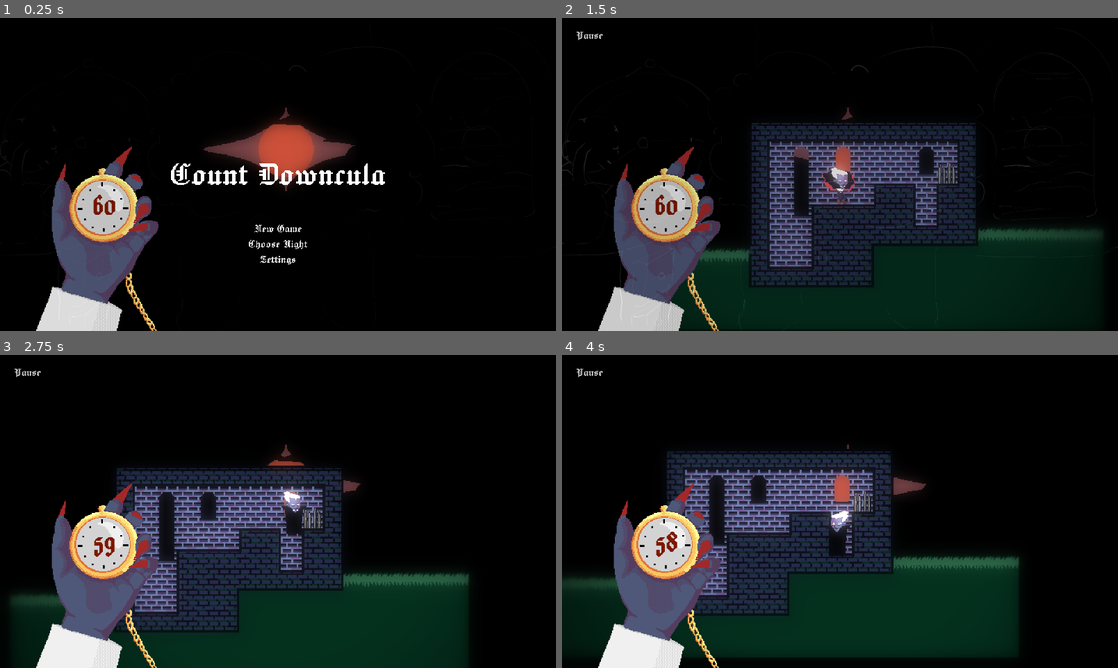
Above: before the commit, frames 1-4 (two rows, left to right).
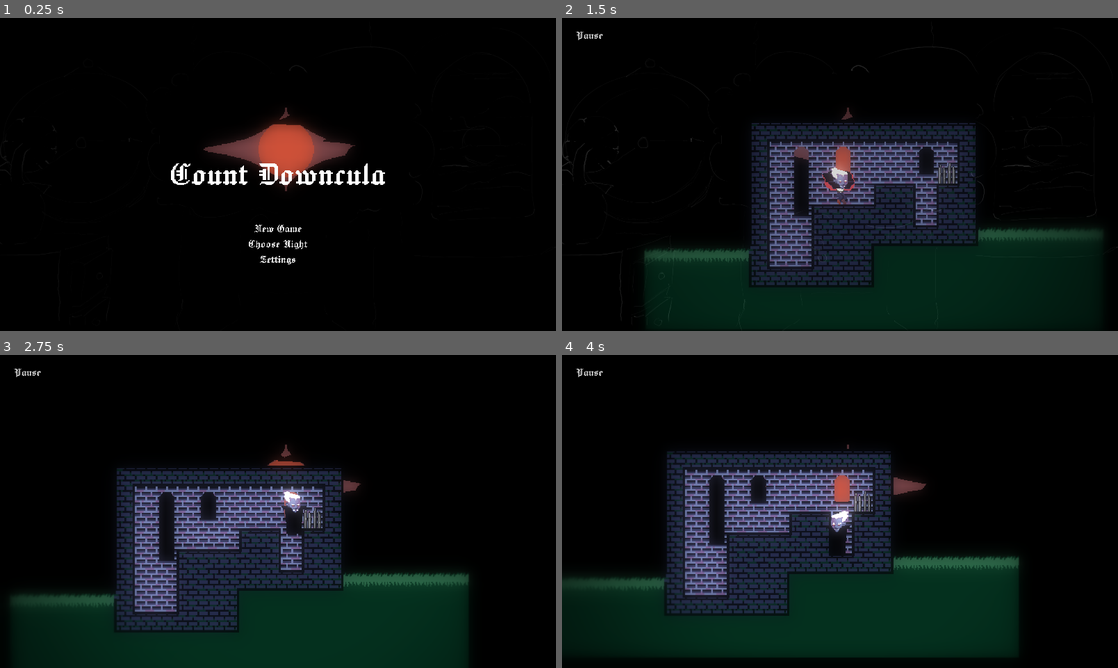
Above: after the commit, the same moments.

Repository: Agecaf/gmtk26-jamgame
Game: Godot game, scene res://main.tscn
The game is run twice, just before and just after one commit, with the same random seed, the same clock (stepped at 60 frames per second) and the same inputs.
Inputs:
- Up to frame 1 (0.25 s): no input
- Up to frame 2 (1.5 s): click "New Game" at 0.5 s; click "Continue" at 1.25 s
- Up to frame 3 (2.75 s): tap Enter (ui_accept) at 2 s; hold D (right) from 2.03 s (still down); tap S (crouch) at 2.1 s; tap W (jump) at 2.27 s
- Up to frame 4 (4 s): tap Backspace at 2.85 s; tap W (jump) at 3.02 s; release D (right) at 3.53 s; hold A (left) from 3.53 s (still down); tap Delete at 3.6 s

The runs differ from the first frame. In frame 1, 7.6% of the frame differs, in the area x 6-29%, y 41-100%; in frame 2, 7.6%; in frame 3, 7.5%; in frame 4, 7.5%.

Commit message:
Pocketwatch can be opened and closed.

Diff:
--- a/assets/art/player/vampire_anim.tres
+++ b/assets/art/player/vampire_anim.tres
@@ -66,7 +66,7 @@
 }
 
 [sub_resource type="Animation" id="Animation_ueljf"]
-length = 0.39999999999999997
+length = 0.4
 step = 0.1
 tracks/0/type = "value"
 tracks/0/imported = false
@@ -82,7 +82,7 @@
 }
 
 [sub_resource type="Animation" id="Animation_ohoeo"]
-length = 0.19999999999999998
+length = 0.2
 step = 0.1
 tracks/0/type = "value"
 tracks/0/imported = false
--- a/game/game_scene.gd
+++ b/game/game_scene.gd
@@ -5,7 +5,6 @@
 func _ready() -> void:
 	# Register
 	Game.scene = self
-
 
 	# Start the countdown (for testing: react to its signals with debug messages)
 	# add_child(Countdown.new())
--- a/game/pocketwatch/pocketwatch.gd
+++ b/game/pocketwatch/pocketwatch.gd
@@ -1,9 +1,25 @@
-extends Node2D
+class_name PocketWatch extends Node2D
 
 func _ready() -> void:
+	# Register
+	Game.pocketwatch = self
 	_ready_deferred.call_deferred()
 func _ready_deferred() -> void:
 	Game.countdown.tick.connect(update_watch)
 
+var target_position: Vector2 = Vector2(300, 1500)
+var target_open: Vector2 = Vector2(300, 800)
+var target_closed: Vector2 = Vector2(300, 1500)
+
 func update_watch(seconds_left: int) -> void:
 	%TimeLabel.text = str(seconds_left)
+
+# Open and close pocketwatch
+func _process(delta: float) -> void:
+	%PocketwatchSmall.position = lerp(
+		target_position, %PocketwatchSmall.position,
+		exp(-delta * 10.0)
+	)
+
+func open() -> void: target_position = target_open
+func close() -> void: target_position = target_closed
--- a/game/pocketwatch/pocketwatch.tscn
+++ b/game/pocketwatch/pocketwatch.tscn
@@ -13,7 +13,8 @@
 script = ExtResource("1_1rbkx")
 
 [node name="PocketwatchSmall" type="Sprite2D" parent="." unique_id=86239562]
-position = Vector2(335, 799.00006)
+unique_name_in_owner = true
+position = Vector2(335, 1500)
 scale = Vector2(3, 3)
 texture = ExtResource("1_bwf8q")
 
--- a/scripts/global/game_manager.gd
+++ b/scripts/global/game_manager.gd
@@ -13,6 +13,7 @@
 var countdown: Countdown
 var menu: Menu
 var container: GameContainer
+var pocketwatch: PocketWatch
 
 # Used to choose the level
 var level_index = 0
